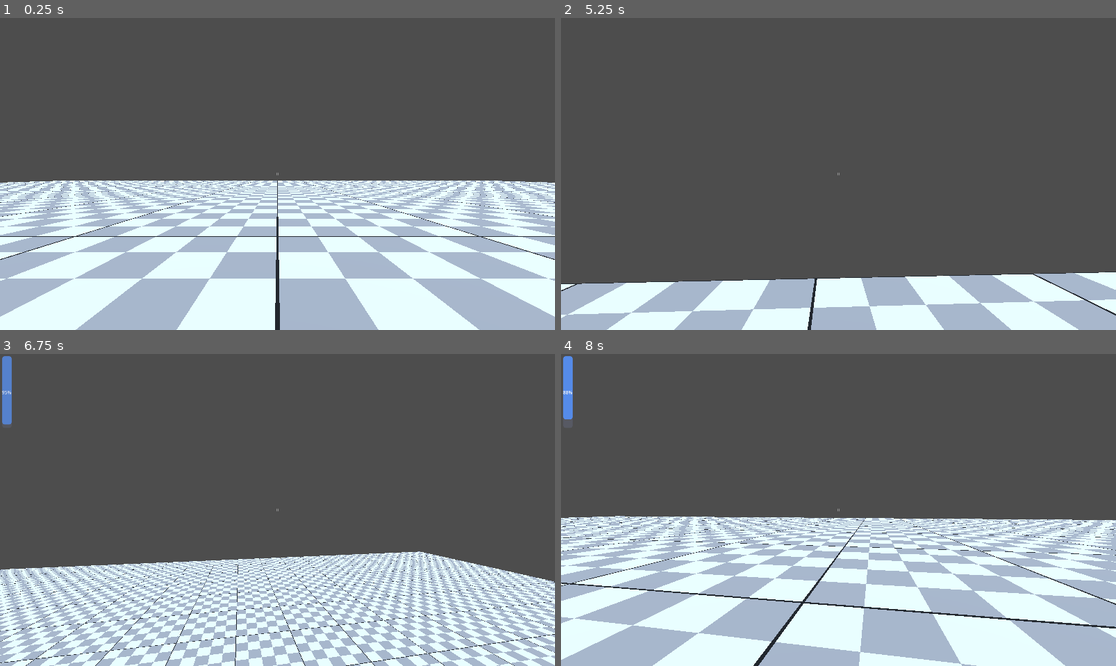
Above: before the commit, frames 1-4 (two rows, left to right).
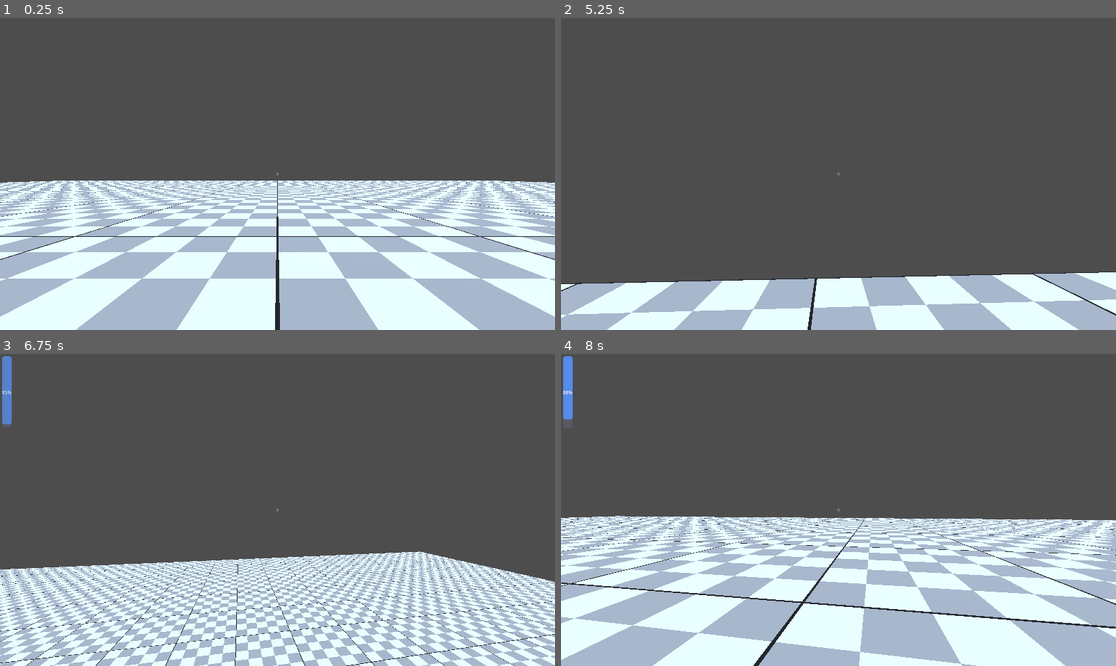
Above: after the commit, the same moments.

Repository: Aaron-Massey/untitledMazeGame
Game: Godot game, scene res://main.tscn
The game is run twice, just before and just after one commit, with the same random seed, the same clock (stepped at 60 frames per second) and the same inputs.
Inputs (mouse positions are in pixels of both pictures, inside the frame that each line leads up to):
- Up to frame 1 (0.25 s): no input
- Up to frame 2 (5.25 s): tap Enter at 0.5 s; move the mouse to (866, 174) at 0.52 s; hold W (move_up) from 0.53 s (still down); click (866, 174) at 0.6 s; tap Space (jump) at 0.77, 1.52, 3.02, 3.77, 4.52 s; move the mouse to (810, 174) at 1.27 s; tap E (interact) at 1.35, 3.6 s; move the mouse to (849, 167) at 2.02 s; hold Shift (move_sprint) 2.03-2.78 s; move the mouse to (832, 180) at 2.77 s; click (832, 180) at 2.85 s; move the mouse to (877, 177) at 3.52 s; move the mouse to (794, 170) at 4.27 s; tap Shift (move_sprint) at 4.35 s; move the mouse to (844, 174) at 5.02 s; click (844, 174) at 5.1 s
- Up to frame 3 (6.75 s): move the mouse to (255, 503) at 5.77 s; release W (move_up) at 5.78 s; hold D (move_right) 5.78-6.53 s; tap E (interact) at 5.85 s; tap Space (jump) at 6.02 s; tap R (debug_reset) at 6.5 s; move the mouse to (305, 510) at 6.52 s; hold W (move_up) from 6.53 s (still down); hold Shift (move_sprint) from 6.53 s (still down)
- Up to frame 4 (8 s): keep holding W (move_up); tap Space (jump) at 6.77, 7.52 s; move the mouse to (810, 510) at 7.27 s; release Shift (move_sprint) at 7.28 s; click (810, 510) at 7.35 s

The runs differ from the first frame. In frame 1, less than 0.1% of the frame differs, in the area x 0-100%, y 52-90%; in frame 2, less than 0.1%; in frame 3, 0.9%, in the area x 0-100%, y 63-100%; in frame 4, less than 0.1%.

Commit message:
created procedural walls for alternative maze gen style

Diff:
--- /dev/null
+++ b/assets/mapAssets/buildingBlocks/wallSmaller.tscn
@@ -0,0 +1,19 @@
+[gd_scene format=3 uid="uid://dconyyx5pywct"]
+
+[sub_resource type="BoxMesh" id="BoxMesh_a4tyo"]
+size = Vector3(3, 3, 1)
+
+[sub_resource type="BoxShape3D" id="BoxShape3D_gykjd"]
+size = Vector3(3, 3, 1)
+
+[node name="Wall" type="Node3D" unique_id=1535853046]
+
+[node name="StaticBody3D" type="StaticBody3D" parent="." unique_id=1284730880]
+
+[node name="MeshInstance3D" type="MeshInstance3D" parent="StaticBody3D" unique_id=1283795273]
+transform = Transform3D(1, 0, 0, 0, 1, 0, 0, 0, 1, 0, 1.5, 0)
+mesh = SubResource("BoxMesh_a4tyo")
+
+[node name="CollisionShape3D" type="CollisionShape3D" parent="StaticBody3D" unique_id=954816620]
+transform = Transform3D(1, 0, 0, 0, 1, 0, 0, 0, 1, 0, 1.5, 0)
+shape = SubResource("BoxShape3D_gykjd")
--- /dev/null
+++ b/assets/mapAssets/corridors/basicPaths/deadEnd.tscn
@@ -0,0 +1,17 @@
+[gd_scene format=3 uid="uid://cgbkbd2ewapv2"]
+
+[ext_resource type="PackedScene" uid="uid://fdpkeqv26v4e" path="res://assets/mapAssets/buildingBlocks/floor.tscn" id="1_edta7"]
+[ext_resource type="PackedScene" uid="uid://igvlck16vhqm" path="res://assets/mapAssets/buildingBlocks/wall.tscn" id="2_erqqf"]
+
+[node name="DeadEnd" type="Node3D" unique_id=523903364]
+
+[node name="Floor" parent="." unique_id=1535853046 instance=ExtResource("1_edta7")]
+
+[node name="Wall" parent="." unique_id=1507832014 instance=ExtResource("2_erqqf")]
+transform = Transform3D(1, 0, 0, 0, 1, 0, 0, 0, 1, 0, 0, -2)
+
+[node name="Wall2" parent="." unique_id=1573824149 instance=ExtResource("2_erqqf")]
+transform = Transform3D(-4.371139e-08, 0, 1, 0, 1, 0, -1, 0, -4.371139e-08, -2, 0, 0)
+
+[node name="Wall3" parent="." unique_id=122865278 instance=ExtResource("2_erqqf")]
+transform = Transform3D(-4.371139e-08, 0, 1, 0, 1, 0, -1, 0, -4.371139e-08, 2, 0, 0)
--- /dev/null
+++ b/assets/mapAssets/corridors/basicPaths/masterTile.tscn
@@ -0,0 +1,39 @@
+[gd_scene format=3 uid="uid://2v56d1scugmh"]
+
+[ext_resource type="Script" uid="uid://b1yast48lwgcg" path="res://assets/mapAssets/corridors/basicPaths/master_tile.gd" id="1_gy3sr"]
+[ext_resource type="PackedScene" uid="uid://fdpkeqv26v4e" path="res://assets/mapAssets/buildingBlocks/floor.tscn" id="1_yd88u"]
+[ext_resource type="PackedScene" uid="uid://di8vy62yy51wn" path="res://assets/mapAssets/buildingBlocks/cornerPillar.tscn" id="2_gy3sr"]
+[ext_resource type="PackedScene" uid="uid://dconyyx5pywct" path="res://assets/mapAssets/buildingBlocks/wallSmaller.tscn" id="4_gy3sr"]
+
+[node name="MasterTile" type="Node3D" unique_id=1541376648]
+script = ExtResource("1_gy3sr")
+
+[node name="Floor" parent="." unique_id=1535853046 instance=ExtResource("1_yd88u")]
+
+[node name="Corners" type="Node3D" parent="." unique_id=956749353]
+
+[node name="CornerPillar (-x,+z)" parent="Corners" unique_id=206425455 instance=ExtResource("2_gy3sr")]
+transform = Transform3D(1, 0, 0, 0, 1, 0, 0, 0, 1, -2, 0, 2)
+
+[node name="CornerPillar (+x,+z)" parent="Corners" unique_id=1436027933 instance=ExtResource("2_gy3sr")]
+transform = Transform3D(1, 0, 0, 0, 1, 0, 0, 0, 1, 2, 0, 2)
+
+[node name="CornerPillar (-x,-z)" parent="Corners" unique_id=1110166469 instance=ExtResource("2_gy3sr")]
+transform = Transform3D(1, 0, 0, 0, 1, 0, 0, 0, 1, -2, 0, -2)
+
+[node name="CornerPillar (+x,-z)" parent="Corners" unique_id=1785501327 instance=ExtResource("2_gy3sr")]
+transform = Transform3D(1, 0, 0, 0, 1, 0, 0, 0, 1, 2, 0, -2)
+
+[node name="Walls" type="Node3D" parent="." unique_id=871794572]
+
+[node name="Wall (+Z)" parent="Walls" unique_id=1874416637 instance=ExtResource("4_gy3sr")]
+transform = Transform3D(1, 0, 0, 0, 1, 0, 0, 0, 1, 0, 0, 2)
+
+[node name="Wall (-Z)" parent="Walls" unique_id=1496684283 instance=ExtResource("4_gy3sr")]
+transform = Transform3D(1, 0, 0, 0, 1, 0, 0, 0, 1, 0, 0, -2)
+
+[node name="Wall (+X)" parent="Walls" unique_id=1769347230 instance=ExtResource("4_gy3sr")]
+transform = Transform3D(-4.371139e-08, 0, -1, 0, 1, 0, 1, 0, -4.371139e-08, 2, 0, 0)
+
+[node name="Wall (-X)" parent="Walls" unique_id=22434032 instance=ExtResource("4_gy3sr")]
+transform = Transform3D(-4.371139e-08, 0, -1, 0, 1, 0, 1, 0, -4.371139e-08, -2, 0, 0)
--- /dev/null
+++ b/assets/mapAssets/corridors/basicPaths/master_tile.gd
@@ -0,0 +1,57 @@
+extends Node3D
+@export_category("Columns")
+@export var negative_x_positive_z: bool = true
+@export var negative_x_negative_z: bool = true
+@export var positive_x_positive_z: bool = true
+@export var positive_x_negative_z: bool = true
+
+@export_category("Walls")
+@export var negative_x: bool = true
+@export var positive_x: bool = true
+@export var negative_z: bool = true
+@export var positive_z: bool = true
+
+@export var update: bool = false
+
+# Wall Objects
+@onready var wall_nx = $"Walls/Wall (-X)"
+@onready var wall_px = $"Walls/Wall (+X)"
+@onready var wall_nz = $"Walls/Wall (-Z)"
+@onready var wall_pz = $"Walls/Wall (+Z)"
+
+# Pillar Objects
+@onready var pil_nxpz = $"Corners/CornerPillar (-x,+z)"
+@onready var pil_nxnz = $"Corners/CornerPillar (-x,-z)"
+@onready var pil_pxpz = $"Corners/CornerPillar (+x,+z)"
+@onready var pil_pxnz = $"Corners/CornerPillar (+x,-z)"
+
+
+func _process(_delta: float) -> void:
+	if update:
+		refresh_visuals()
+		update = false
+
+
+func update_component(part: Node3D, state: bool):
+	# Toggle visibility of the root Node3D
+	part.visible = state
+
+	var body = part.get_node_or_null("StaticBody3D")
+	if body:
+		var shape = body.get_node_or_null("CollisionShape3D")
+		if shape:
+			shape.set_deferred("disabled", not state)
+
+
+func refresh_visuals():
+	# Walls
+	update_component(wall_nx, negative_x)
+	update_component(wall_px, positive_x)
+	update_component(wall_nz, negative_z)
+	update_component(wall_pz, positive_z)
+
+	# Columns
+	update_component(pil_pxnz, positive_x_negative_z)
+	update_component(pil_nxnz, negative_x_negative_z)
+	update_component(pil_pxpz, positive_x_positive_z)
+	update_component(pil_nxpz, negative_x_positive_z)
--- a/assets/maps/testMap.tscn
+++ b/assets/maps/testMap.tscn
@@ -7,6 +7,8 @@
 [ext_resource type="PackedScene" uid="uid://jdidct1uybph" path="res://assets/mapAssets/buildingBlocks/door/door.tscn" id="3_njq04"]
 [ext_resource type="PackedScene" uid="uid://scmbowdyjl8c" path="res://assets/mapAssets/corridors/basicPaths/+_path.tscn" id="4_jk1a7"]
 [ext_resource type="PackedScene" uid="uid://cp8654e1ysin5" path="res://assets/mapAssets/corridors/basicPaths/I_path.tscn" id="4_kswm2"]
+[ext_resource type="PackedScene" uid="uid://cgbkbd2ewapv2" path="res://assets/mapAssets/corridors/basicPaths/deadEnd.tscn" id="5_7etev"]
+[ext_resource type="PackedScene" uid="uid://2v56d1scugmh" path="res://assets/mapAssets/corridors/basicPaths/masterTile.tscn" id="6_nr6vv"]
 
 [sub_resource type="ProceduralSkyMaterial" id="ProceduralSkyMaterial_60hww"]
 sky_top_color = Color(0.32796705, 0.45588773, 0.6272682, 1)
@@ -28,31 +30,45 @@
 [node name="TestMap" type="Node3D" unique_id=609011090]
 
 [node name="Path Testing" type="Node3D" parent="." unique_id=1471079305]
-transform = Transform3D(1, 0, 0, 0, 1, 0, 0, 0, 1, -2, 0, 8)
+transform = Transform3D(1, 0, 0, 0, 1, 0, 0, 0, 1, -2, 0.331, 8)
 
 [node name="IPath" parent="Path Testing" unique_id=1535853046 instance=ExtResource("4_kswm2")]
-transform = Transform3D(1, 0, 0, 0, 1, 0, 0, 0, 1, 0, 0.331, 0)
 
 [node name="LPath" parent="Path Testing" unique_id=1858405938 instance=ExtResource("2_75ci1")]
-transform = Transform3D(-1, 0, -8.742278e-08, 0, 1, 0, 8.742278e-08, 0, -1, 0, 0.331, 5)
+transform = Transform3D(-1, 0, -8.742278e-08, 0, 1, 0, 8.742278e-08, 0, -1, 0, 0, 5)
 
 [node name="TPath" parent="Path Testing" unique_id=596943864 instance=ExtResource("3_jk1a7")]
-transform = Transform3D(1, 0, 0, 0, 1, 0, 0, 0, 1, 5, 0.331, 5)
+transform = Transform3D(1, 0, 0, 0, 1, 0, 0, 0, 1, 5, 0, 5)
 
 [node name="+Path" parent="Path Testing" unique_id=897187955 instance=ExtResource("4_jk1a7")]
-transform = Transform3D(1, 0, 0, 0, 1, 0, 0, 0, 1, 5, 0.331, 10)
+transform = Transform3D(1, 0, 0, 0, 1, 0, 0, 0, 1, 5, 0, 10)
 
 [node name="LPath2" parent="Path Testing" unique_id=505232764 instance=ExtResource("2_75ci1")]
-transform = Transform3D(1, 0, 1.7484555e-07, 0, 1, 0, -1.7484555e-07, 0, 1, 10, 0.331, 5)
+transform = Transform3D(1, 0, 1.7484555e-07, 0, 1, 0, -1.7484555e-07, 0, 1, 10, 0, 5)
 
 [node name="TPath2" parent="Path Testing" unique_id=2029064512 instance=ExtResource("3_jk1a7")]
-transform = Transform3D(-4.371139e-08, 0, -1, 0, 1, 0, 1, 0, -4.371139e-08, 10, 0.331, 10)
+transform = Transform3D(-4.371139e-08, 0, -1, 0, 1, 0, 1, 0, -4.371139e-08, 10, 0, 10)
 
 [node name="IPath2" parent="Path Testing" unique_id=432840987 instance=ExtResource("4_kswm2")]
-transform = Transform3D(1, 0, 0, 0, 1, 0, 0, 0, 1, 10, 0.331, 15)
+transform = Transform3D(1, 0, 0, 0, 1, 0, 0, 0, 1, 10, 0, 15)
 
 [node name="IPath3" parent="Path Testing" unique_id=957109549 instance=ExtResource("4_kswm2")]
-transform = Transform3D(-4.371139e-08, 0, 1, 0, 1, 0, -1, 0, -4.371139e-08, 0, 0.331, 10)
+transform = Transform3D(-4.371139e-08, 0, 1, 0, 1, 0, -1, 0, -4.371139e-08, 0, 0, 10)
+
+[node name="LPath3" parent="Path Testing" unique_id=1711756835 instance=ExtResource("2_75ci1")]
+transform = Transform3D(1.3113416e-07, 0, -1, 0, 1, 0, 1, 0, 1.3113416e-07, 5, 0, 15)
+
+[node name="DeadEnd" parent="Path Testing" unique_id=523903364 instance=ExtResource("5_7etev")]
+transform = Transform3D(-4.371139e-08, 0, 1, 0, 1, 0, -1, 0, -4.371139e-08, 0, 0, 15)
+
+[node name="DeadEnd2" parent="Path Testing" unique_id=740664542 instance=ExtResource("5_7etev")]
+transform = Transform3D(-4.371139e-08, 0, 1, 0, 1, 0, -1, 0, -4.371139e-08, -5, 0, 10)
+
+[node name="DeadEnd3" parent="Path Testing" unique_id=176183959 instance=ExtResource("5_7etev")]
+transform = Transform3D(-1, 0, -8.742278e-08, 0, 1, 0, 8.742278e-08, 0, -1, 10, 0, 20)
+
+[node name="MasterTile" parent="Path Testing" unique_id=1541376648 instance=ExtResource("6_nr6vv")]
+transform = Transform3D(1, 0, 0, 0, 1, 0, 0, 0, 1, -10, 0, 5)
 
 [node name="BaseMap" type="Node3D" parent="." unique_id=1646447186]
 
--- a/main.tscn
+++ b/main.tscn
@@ -14,3 +14,4 @@
 mouse_sensitivity = 0.1
 
 [node name="TestMap" parent="." unique_id=609011090 instance=ExtResource("2_0xm2m")]
+transform = Transform3D(1, 0, 0, 0, 1, 0, 0, 0, 1, 0.00031614304, -0.006137848, -0.008052826)
Not shown, added: assets/mapAssets/corridors/basicPaths/master_tile.gd.uid
